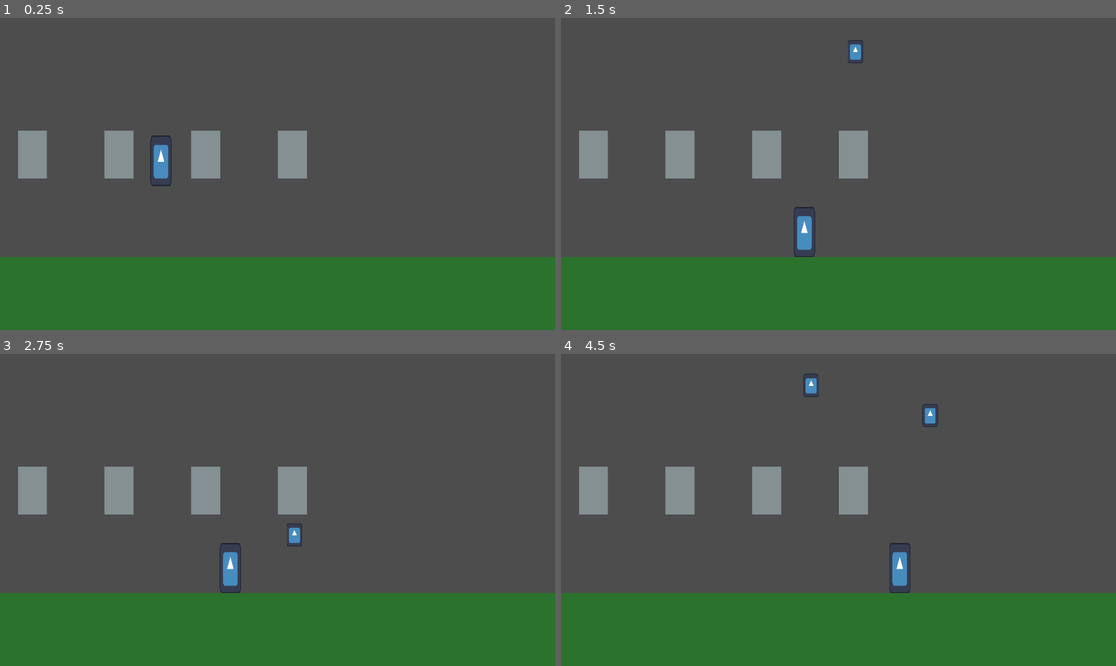
Above: before the commit, frames 1-4 (two rows, left to right).
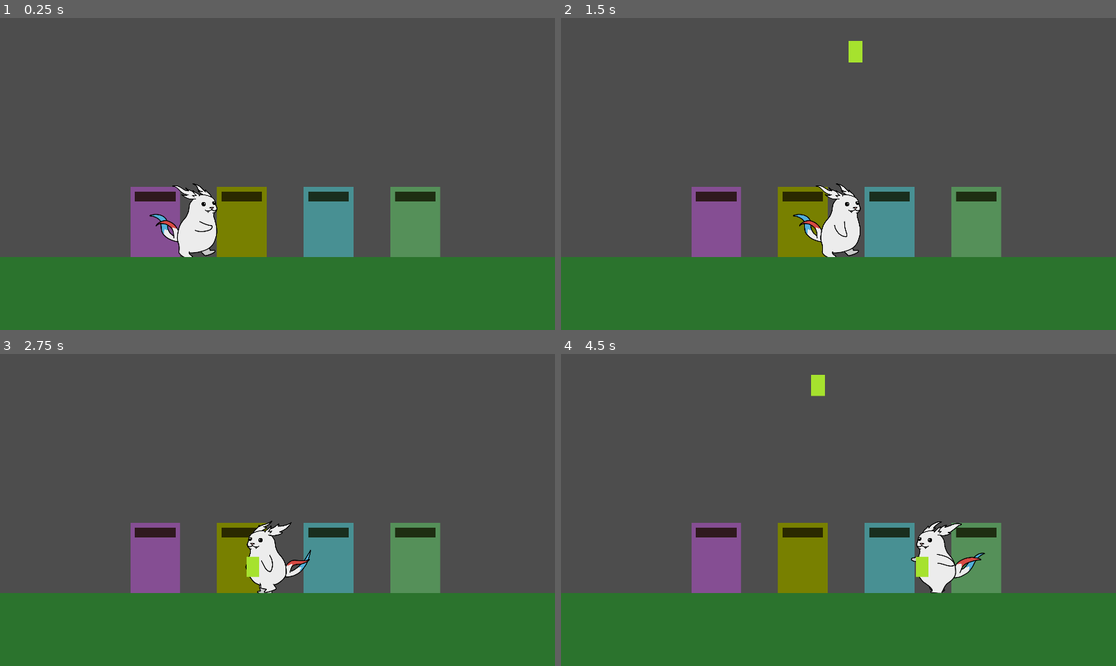
Above: after the commit, the same moments.

Repository: jiisloth/Vauhtispeli
Game: Godot game, scene res://scenes/minigames/sisalto/sisalto.tscn
The game is run twice, just before and just after one commit, with the same random seed, the same clock (stepped at 60 frames per second) and the same inputs. This scene is started directly instead of the project's main scene. The engine's default icon, where the game draws it, is replaced by a stand-in: a white triangle on a blue panel in a dark square.
Inputs:
- Up to frame 1 (0.25 s): no input
- Up to frame 2 (1.5 s): tap Enter (ui_accept) at 0.5, 0.6, 0.77, 1.07, 1.35 s; hold Right (ui_right) from 0.53 s (still down)
- Up to frame 3 (2.75 s): tap Enter (ui_accept) at 1.52, 1.82, 2.1 s; release Right (ui_right) at 2.03 s; hold Left (ui_left) from 2.03 s (still down)
- Up to frame 4 (4.5 s): release Left (ui_left) at 2.78 s; hold Right (ui_right) 2.78-4.28 s; tap Enter (ui_accept) at 2.85, 3.02, 3.32, 3.6, 3.77, 4.07, 4.35 s; hold Left (ui_left) from 4.28 s (still down)

The runs differ from the first frame. In frame 1, 13% of the frame differs, in the area x 3-80%, y 36-77%; in frame 2, 13%; in frame 3, 12%; in frame 4, 13%.

Commit message:
Add working game containers, add viuhti sprites and initial game sprite sheet

Diff:
--- a/scenes/minigames/sisalto/Viuhti.gd
+++ b/scenes/minigames/sisalto/Viuhti.gd
@@ -3,7 +3,9 @@
 
 const SPEED = 300.0
 const JUMP_VELOCITY = -400.0
+const throw_force = 700
 var game_held = false
+var heldgame
 
 # Get the gravity from the project settings to be synced with RigidBody nodes.
 var gravity = ProjectSettings.get_setting("physics/2d/default_gravity")
@@ -21,9 +23,25 @@
 	# As good practice, you should replace UI actions with custom gameplay actions.
 	var direction = Input.get_axis("ui_left", "ui_right")
 	if direction:
+		if is_on_floor():
+			$AnimationPlayer.play("viuhti_side_walk")
 		velocity.x = direction * SPEED
 	else:
+		if is_on_floor():
+			$AnimationPlayer.play("viuhti_side_stop")
 		velocity.x = move_toward(velocity.x, 0, SPEED)
+	if velocity.x < 0:
+		$SpriteBody.scale.x = -1
+		$SpriteArms.scale.x = -1
+		$GameHolder.scale.x = -1
+
+	elif velocity.x > 0:
+		$SpriteBody.scale.x = 1
+		$SpriteArms.scale.x = 1
+		$GameHolder.scale.x = 1
+
+	if !is_on_floor():
+		$AnimationPlayer.play("viuhti_side_jump")
 
 	move_and_slide()
 
@@ -34,19 +52,23 @@
 
 func pick_up_game(game_box):
 	$GameCollisionArea.set_deferred("monitoring",false)
-	$HeldGame.texture = game_box.get_node("BoxArt").texture
-	$HeldGame.visible = true
+	$GameHolder/HeldGame.frame = game_box.get_node("BoxArt").frame
+	$GameHolder/HeldGame.visible = true
 	game_held = true
 
 func release_game():
 	$GameCollisionArea.monitoring = true
-	$HeldGame.visible = false
-	var new_game = get_parent().spawn_new_game($GameCollisionArea.global_position - Vector2(0, 100))
-	new_game.linear_velocity = Vector2(velocity.x, velocity.y - 1000)
+
+	$GameHolder/HeldGame.visible = false
+	var new_game = get_parent().spawn_new_game(
+		$GameCollisionArea.global_position - Vector2(0, 100),
+		$GameHolder/HeldGame.frame
+	)
+	new_game.linear_velocity = Vector2(velocity.x, velocity.y - throw_force)
 	game_held = false
 
 func _on_game_collision_area_area_shape_entered(area_rid, area, area_shape_index, local_shape_index):
-	if area.is_in_group("game_box"):
-		var game_box = area.get_parent()
+	var game_box = area.get_parent()
+	if game_box.is_in_group("game_box"):
 		game_box.queue_free()
 		pick_up_game(game_box)
--- a/scenes/minigames/sisalto/prefabs/game.gd
+++ b/scenes/minigames/sisalto/prefabs/game.gd
@@ -3,11 +3,13 @@
 signal movement_stop
 
 var counter = 0
-var speed = 0.2
+var speed = 0.04
+
+var id = 0
 
 func _process(delta):
 	if abs(linear_velocity.y) < 0.1:
 		counter += delta * speed
 		$BoxArt.modulate = Color(1, 1 - counter, 1 - counter)
-	if counter > 3:
+	if counter > 1:
 		emit_signal("movement_stop")
--- a/scenes/minigames/sisalto/prefabs/game.tscn
+++ b/scenes/minigames/sisalto/prefabs/game.tscn
@@ -1,7 +1,7 @@
 [gd_scene load_steps=6 format=3 uid="uid://wkaeyl656b3s"]
 
-[ext_resource type="Texture2D" uid="uid://c0rom3gvyt22a" path="res://icon.svg" id="1_kndyr"]
 [ext_resource type="Script" path="res://scenes/minigames/sisalto/prefabs/game.gd" id="1_mso2e"]
+[ext_resource type="Texture2D" uid="uid://depfhi2pmnucc" path="res://img/game_box_sheet.png" id="2_tewu1"]
 
 [sub_resource type="PhysicsMaterial" id="PhysicsMaterial_px81u"]
 bounce = 0.5
@@ -11,7 +11,7 @@
 
 [sub_resource type="RectangleShape2D" id="RectangleShape2D_w2wg1"]
 
-[node name="Game" type="RigidBody2D"]
+[node name="Game" type="RigidBody2D" groups=["game_box"]]
 collision_layer = 2
 collision_mask = 4
 physics_material_override = SubResource("PhysicsMaterial_px81u")
@@ -19,13 +19,14 @@
 script = ExtResource("1_mso2e")
 
 [node name="BoxArt" type="Sprite2D" parent="."]
-scale = Vector2(0.421875, 0.625)
-texture = ExtResource("1_kndyr")
+scale = Vector2(1.5, 1.15625)
+texture = ExtResource("2_tewu1")
+hframes = 4
 
 [node name="CollisionShape2D" type="CollisionShape2D" parent="."]
 shape = SubResource("RectangleShape2D_2igm4")
 
-[node name="PlayerCollisionArea" type="Area2D" parent="." groups=["game_box"]]
+[node name="PlayerCollisionArea" type="Area2D" parent="."]
 
 [node name="CollisionShape2D" type="CollisionShape2D" parent="PlayerCollisionArea"]
 shape = SubResource("RectangleShape2D_w2wg1")
--- /dev/null
+++ b/scenes/minigames/sisalto/prefabs/game_container.gd
@@ -0,0 +1,12 @@
+extends Node2D
+
+@export var my_games = [0]
+
+var games_collected = 0
+
+func _on_area_shape_entered(area_rid, area, area_shape_index, local_shape_index):
+	var game_box = area.get_parent()
+	if game_box.is_in_group("game_box"):
+		if my_games.has(game_box.id):
+			games_collected += 1
+			game_box.queue_free()
--- a/scenes/minigames/sisalto/prefabs/game_container.tscn
+++ b/scenes/minigames/sisalto/prefabs/game_container.tscn
@@ -1,14 +1,12 @@
-[gd_scene load_steps=2 format=3 uid="uid://cqhairiy7f7tn"]
+[gd_scene load_steps=3 format=3 uid="uid://cqhairiy7f7tn"]
+
+[ext_resource type="Script" path="res://scenes/minigames/sisalto/prefabs/game_container.gd" id="1_7flvx"]
 
 [sub_resource type="RectangleShape2D" id="RectangleShape2D_linut"]
-size = Vector2(100, 168)
+size = Vector2(140, 31.5)
 
-[node name="GameContainer" type="Node2D"]
-
-[node name="Area2D" type="Area2D" parent="."]
-
-[node name="CollisionShape2D" type="CollisionShape2D" parent="Area2D"]
-shape = SubResource("RectangleShape2D_linut")
+[node name="GameContainer" type="Area2D"]
+script = ExtResource("1_7flvx")
 
 [node name="PlaceholderGfx" type="ColorRect" parent="."]
 anchors_preset = 8
@@ -16,10 +14,23 @@
 anchor_top = 0.5
 anchor_right = 0.5
 anchor_bottom = 0.5
-offset_left = -50.0
-offset_top = -83.0
-offset_right = 50.0
-offset_bottom = 83.0
+offset_left = -85.0
+offset_top = -147.0
+offset_right = 87.0
+offset_bottom = 133.0
 grow_horizontal = 2
 grow_vertical = 2
 color = Color(0.521569, 0.564706, 0.576471, 1)
+
+[node name="CollisionShape2D" type="CollisionShape2D" parent="."]
+position = Vector2(0, -113.75)
+shape = SubResource("RectangleShape2D_linut")
+
+[node name="ColorRect" type="ColorRect" parent="."]
+offset_left = -70.0
+offset_top = -131.0
+offset_right = 71.0
+offset_bottom = -97.0
+color = Color(0.184314, 0.180392, 0.117647, 1)
+
+[connection signal="area_shape_entered" from="." to="." method="_on_area_shape_entered"]
--- a/scenes/minigames/sisalto/sisalto.gd
+++ b/scenes/minigames/sisalto/sisalto.gd
@@ -20,15 +20,23 @@
 	elif phase == STAR_3:
 		pass
 
-func spawn_new_game(position):
+func spawn_new_game(position, id):
 	var game = game_prefab.instantiate()
 	game.position = position
+	var sprite = game.get_node("BoxArt")
+	if id == null:
+		id = rng.randi_range(0, sprite.hframes - 1)
+	sprite.frame = id
+	game.id = id
 	game.movement_stop.connect(level_failed)
 	$Games.add_child(game)
 	return game
 
 func _on_timer_timeout():
-	spawn_new_game(Vector2(rng.randf_range(0, 1920), 0))
+	spawn_new_game(
+		Vector2(rng.randf_range(0, 1920), 0),
+		null
+	)
 	$Timer.start(3)
 
 func level_failed():
--- a/scenes/minigames/sisalto/sisalto.tscn
+++ b/scenes/minigames/sisalto/sisalto.tscn
@@ -1,13 +1,138 @@
-[gd_scene load_steps=9 format=3 uid="uid://co3ih2ailn7gj"]
+[gd_scene load_steps=16 format=3 uid="uid://co3ih2ailn7gj"]
 
 [ext_resource type="Script" path="res://scenes/minigames/sisalto/Viuhti.gd" id="1_arfwe"]
-[ext_resource type="Texture2D" uid="uid://c0rom3gvyt22a" path="res://icon.svg" id="1_ex747"]
 [ext_resource type="Script" path="res://scenes/minigames/sisalto/sisalto.gd" id="1_pqpm0"]
 [ext_resource type="PackedScene" uid="uid://cqhairiy7f7tn" path="res://scenes/minigames/sisalto/prefabs/game_container.tscn" id="2_euyie"]
 [ext_resource type="PackedScene" uid="uid://wkaeyl656b3s" path="res://scenes/minigames/sisalto/prefabs/game.tscn" id="2_lrv78"]
+[ext_resource type="Texture2D" uid="uid://82y7ibjoxjpi" path="res://img/viuhti_walk.png" id="4_qhw3q"]
+[ext_resource type="Texture2D" uid="uid://bp8xdtx41bds5" path="res://img/viuhti_walk_arm.png" id="5_6dsug"]
+[ext_resource type="Texture2D" uid="uid://depfhi2pmnucc" path="res://img/game_box_sheet.png" id="5_v6fn6"]
+
+[sub_resource type="Animation" id="Animation_galv2"]
+resource_name = "viuhti_side_walk"
+length = 0.8
+loop_mode = 1
+tracks/0/type = "value"
+tracks/0/imported = false
+tracks/0/enabled = true
+tracks/0/path = NodePath("SpriteBody:frame")
+tracks/0/interp = 1
+tracks/0/loop_wrap = true
+tracks/0/keys = {
+"times": PackedFloat32Array(0, 0.2, 0.4, 0.6),
+"transitions": PackedFloat32Array(1, 1, 1, 1),
+"update": 1,
+"values": [1, 2, 3, 0]
+}
+tracks/1/type = "value"
+tracks/1/imported = false
+tracks/1/enabled = true
+tracks/1/path = NodePath("SpriteArms:frame")
+tracks/1/interp = 1
+tracks/1/loop_wrap = true
+tracks/1/keys = {
+"times": PackedFloat32Array(0, 0.2, 0.4, 0.6),
+"transitions": PackedFloat32Array(1, 1, 1, 1),
+"update": 1,
+"values": [0, 1, 2, 3]
+}
+
+[sub_resource type="Animation" id="Animation_fy35a"]
+length = 0.001
+loop_mode = 1
+tracks/0/type = "value"
+tracks/0/imported = false
+tracks/0/enabled = true
+tracks/0/path = NodePath("SpriteBody:frame")
+tracks/0/interp = 1
+tracks/0/loop_wrap = true
+tracks/0/keys = {
+"times": PackedFloat32Array(0),
+"transitions": PackedFloat32Array(1),
+"update": 1,
+"values": [0]
+}
+tracks/1/type = "value"
+tracks/1/imported = false
+tracks/1/enabled = true
+tracks/1/path = NodePath("SpriteArms:frame")
+tracks/1/interp = 1
+tracks/1/loop_wrap = true
+tracks/1/keys = {
+"times": PackedFloat32Array(0),
+"transitions": PackedFloat32Array(1),
+"update": 1,
+"values": [0]
+}
+
+[sub_resource type="Animation" id="Animation_csxeo"]
+resource_name = "viuhti_side_stop"
+length = 0.05
+loop_mode = 1
+tracks/0/type = "value"
+tracks/0/imported = false
+tracks/0/enabled = true
+tracks/0/path = NodePath("SpriteBody:frame")
+tracks/0/interp = 1
+tracks/0/loop_wrap = true
+tracks/0/keys = {
+"times": PackedFloat32Array(0),
+"transitions": PackedFloat32Array(1),
+"update": 1,
+"values": [0]
+}
+tracks/1/type = "value"
+tracks/1/imported = false
+tracks/1/enabled = true
+tracks/1/path = NodePath("SpriteArms:frame")
+tracks/1/interp = 1
+tracks/1/loop_wrap = true
+tracks/1/keys = {
+"times": PackedFloat32Array(0),
+"transitions": PackedFloat32Array(1),
+"update": 1,
+"values": [0]
+}
+
+[sub_resource type="Animation" id="Animation_nq583"]
+resource_name = "viuhti_side_jump"
+length = 0.05
+loop_mode = 1
+tracks/0/type = "value"
+tracks/0/imported = false
+tracks/0/enabled = true
+tracks/0/path = NodePath("SpriteBody:frame")
+tracks/0/interp = 1
+tracks/0/loop_wrap = true
+tracks/0/keys = {
+"times": PackedFloat32Array(0),
+"transitions": PackedFloat32Array(1),
+"update": 1,
+"values": [1]
+}
+tracks/1/type = "value"
+tracks/1/imported = false
+tracks/1/enabled = true
+tracks/1/path = NodePath("SpriteArms:frame")
+tracks/1/interp = 1
+tracks/1/loop_wrap = true
+tracks/1/keys = {
+"times": PackedFloat32Array(0),
+"transitions": PackedFloat32Array(1),
+"update": 1,
+"values": [1]
+}
+
+[sub_resource type="AnimationLibrary" id="AnimationLibrary_d3ich"]
+_data = {
+"RESET": SubResource("Animation_fy35a"),
+"viuhti_side_jump": SubResource("Animation_nq583"),
+"viuhti_side_stop": SubResource("Animation_csxeo"),
+"viuhti_side_walk": SubResource("Animation_galv2")
+}
 
 [sub_resource type="RectangleShape2D" id="RectangleShape2D_schj7"]
-size = Vector2(118, 300)
+size = Vector2(118, 273.035)
 
 [sub_resource type="RectangleShape2D" id="RectangleShape2D_ea1ef"]
 size = Vector2(61.4034, 87.7193)
@@ -24,18 +149,28 @@
 autostart = true
 
 [node name="Viuhti" type="CharacterBody2D" parent="." groups=["player"]]
-position = Vector2(557, 410)
+position = Vector2(683, 674)
 scale = Vector2(0.57, 0.57)
 collision_mask = 5
 script = ExtResource("1_arfwe")
 
-[node name="Icon" type="Sprite2D" parent="Viuhti"]
-position = Vector2(0, 91)
-scale = Vector2(1, 2.42188)
-texture = ExtResource("1_ex747")
+[node name="AnimationPlayer" type="AnimationPlayer" parent="Viuhti"]
+libraries = {
+"": SubResource("AnimationLibrary_d3ich")
+}
+
+[node name="SpriteBody" type="Sprite2D" parent="Viuhti"]
+texture = ExtResource("4_qhw3q")
+offset = Vector2(-50, 0)
+hframes = 4
+
+[node name="SpriteArms" type="Sprite2D" parent="Viuhti"]
+texture = ExtResource("5_6dsug")
+offset = Vector2(-50, 0)
+hframes = 4
 
 [node name="CollisionShape2D" type="CollisionShape2D" parent="Viuhti"]
-position = Vector2(0, 91)
+position = Vector2(0, 77.5173)
 shape = SubResource("RectangleShape2D_schj7")
 
 [node name="GameCollisionArea" type="Area2D" parent="Viuhti"]
@@ -44,10 +179,15 @@
 [node name="CollisionShape2D" type="CollisionShape2D" parent="Viuhti/GameCollisionArea"]
 shape = SubResource("RectangleShape2D_ea1ef")
 
-[node name="HeldGame" type="Sprite2D" parent="Viuhti"]
+[node name="GameHolder" type="Node2D" parent="Viuhti"]
+position = Vector2(0, 49.1228)
+
+[node name="HeldGame" type="Sprite2D" parent="Viuhti/GameHolder"]
 visible = false
-position = Vector2(-1.75439, 103.509)
-scale = Vector2(0.630482, 1)
+position = Vector2(84.2106, 5.26306)
+scale = Vector2(2.41228, 1.91885)
+texture = ExtResource("5_v6fn6")
+hframes = 4
 
 [node name="Ground" type="StaticBody2D" parent="."]
 position = Vector2(621, 962)
@@ -77,18 +217,26 @@
 
 [node name="GameContainers" type="Node2D" parent="."]
 z_index = -10
-position = Vector2(112, 473)
+position = Vector2(536, 732)
 
 [node name="Tasoloikat" parent="GameContainers" instance=ExtResource("2_euyie")]
+modulate = Color(1, 0.541176, 1, 1)
+
+[node name="Kauhupelit" parent="GameContainers" instance=ExtResource("2_euyie")]
+modulate = Color(0.905882, 0.890196, 0, 1)
+position = Vector2(300, 0)
+my_games = [1]
+
+[node name="Heppapelit" parent="GameContainers" instance=ExtResource("2_euyie")]
+modulate = Color(0.541176, 1, 1, 1)
+position = Vector2(600, 0)
+my_games = [2]
 
 [node name="Retropelit" parent="GameContainers" instance=ExtResource("2_euyie")]
+modulate = Color(0.643137, 1, 0.603922, 1)
 position = Vector2(900, 0)
-
-[node name="Kauhupelit" parent="GameContainers" instance=ExtResource("2_euyie")]
-position = Vector2(300, 0)
-
-[node name="Heppapelit" parent="GameContainers" instance=ExtResource("2_euyie")]
-position = Vector2(600, 0)
+priority = 3
+my_games = [3]
 
 [connection signal="timeout" from="Timer" to="." method="_on_timer_timeout"]
 [connection signal="area_shape_entered" from="Viuhti/GameCollisionArea" to="Viuhti" method="_on_game_collision_area_area_shape_entered"]
Binary file added: img/game_box_sheet.png
Not shown, added: img/game_box_sheet.png.import
Binary file added: img/viuhti_walk.png
Not shown, added: img/viuhti_walk.png.import
Binary file added: img/viuhti_walk_arm.png
Not shown, added: img/viuhti_walk_arm.png.import
